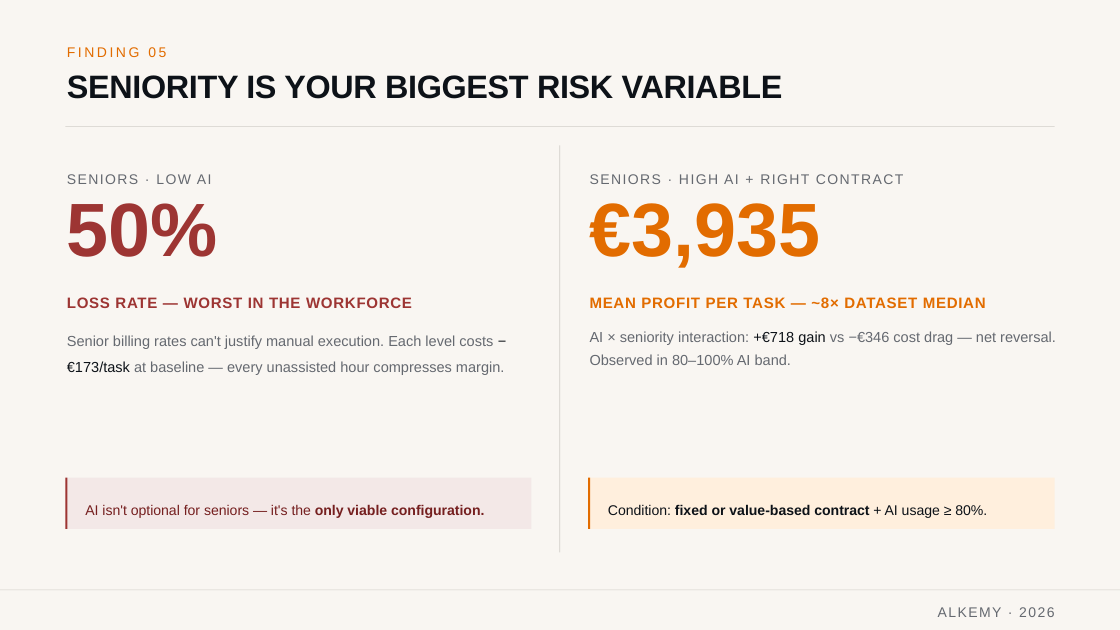
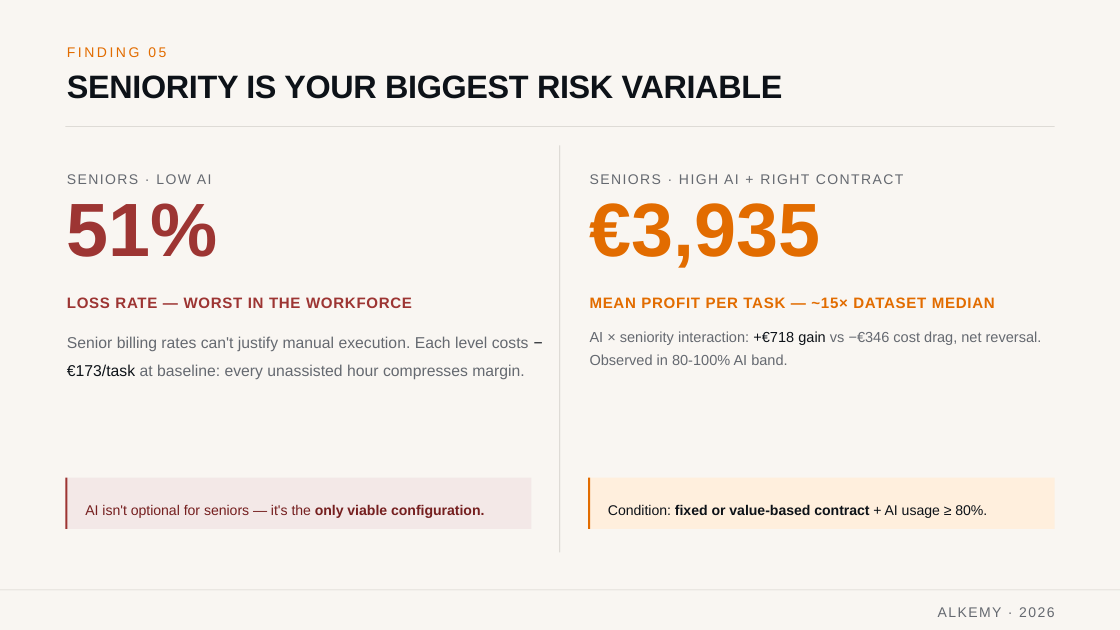
Before and after one commit to tabbba/Machine-Learning-810161, a slide deck: slide 9 of Alkemy_Business_Presentation_1final1.pptx. Drawn at 1120x630 pixels with LibreOffice and Linux fonts; fonts in the diff are those of the drawing. Boxes give left, top, right and bottom in pixels: in the first picture for what was removed or moved away, otherwise in the second. Text is boxed around its words. In the diff, an @@ line names an element or a change of style, - is before the commit and + after.

```diff
--- a/Alkemy_Business_Presentation_1final1.pptx
+++ b/Alkemy_Business_Presentation_1final1.pptx
@@ text at <box>67,203,218,257</box>: text changed @@
-50%
+51%
@@ text at <box>590,297,995,308</box>: text changed @@
-MEAN PROFIT PER TASK — ~8× DATASET MEDIAN
+MEAN PROFIT PER TASK — ~15× DATASET MEDIAN
@@ text at <box>67,336,529,379</box>: text changed; size 18.7 to 20.2 pt @@
-Senior billing rates can't justify manual execution. Each level costs −€173/task at baseline — every unassisted hour compresses margin.
+Senior billing rates can't justify manual execution. Each level costs −€173/task at baseline: every unassisted hour compresses margin.
@@ text at <box>590,331,1042,365</box>: text changed @@
-AI × seniority interaction: +€718 gain vs −€346 cost drag — net reversal. Observed in 80–100% AI band.
+AI × seniority interaction: +€718 gain vs −€346 cost drag, net reversal. Observed in 80-100% AI band.
```
Also in this commit, not shown: 6 other slides changed, 2 other files.
